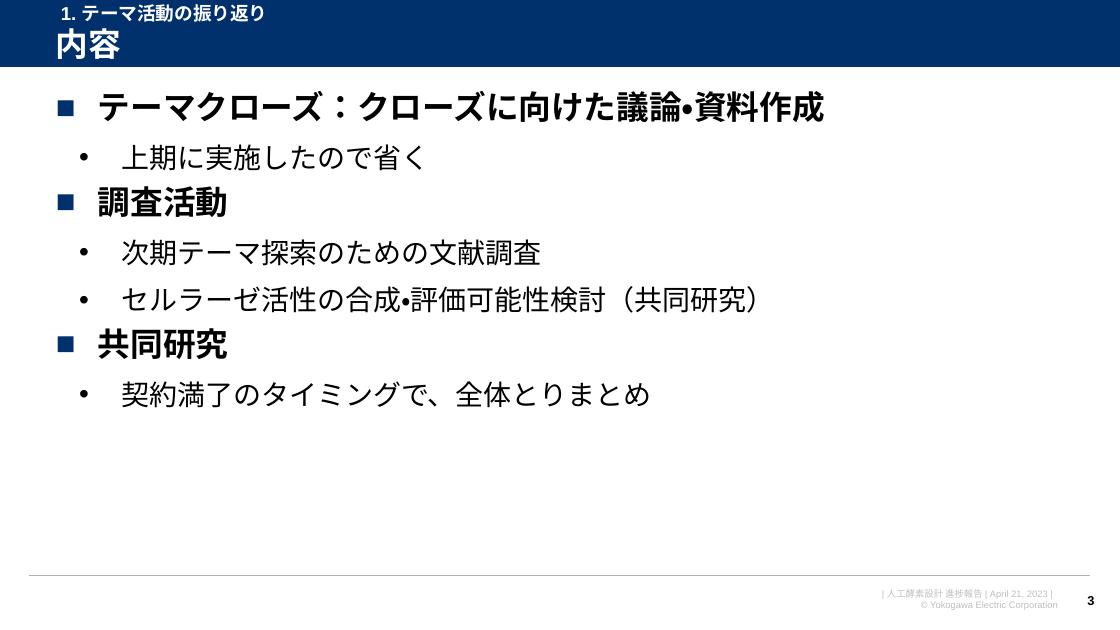
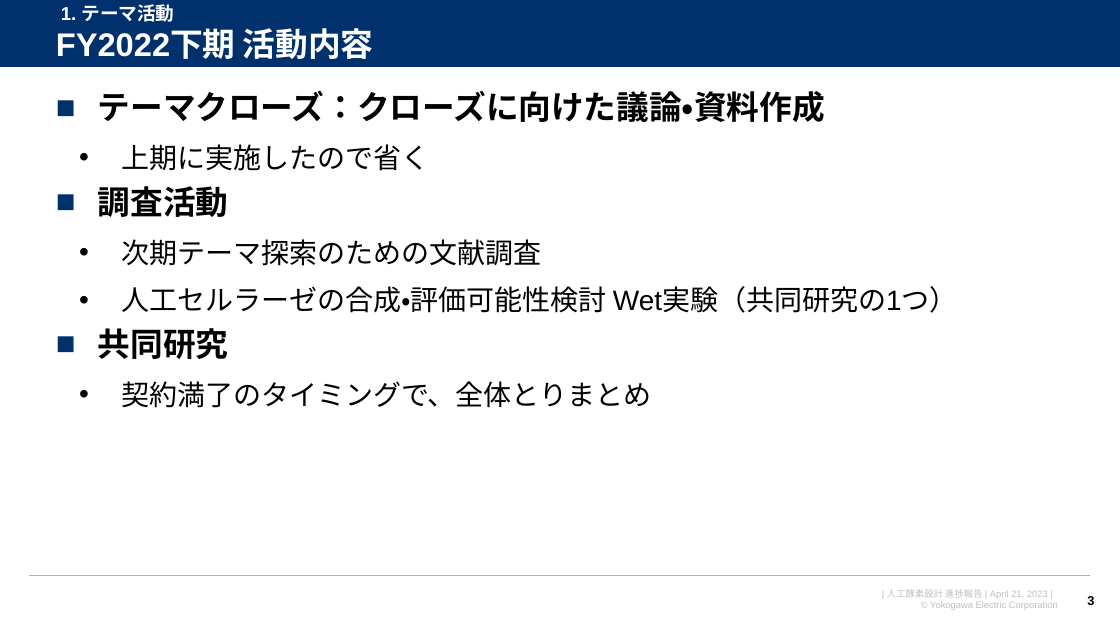
Before and after one commit to watarukumagai-git/denovo, a slide deck: slide 3 of joint_res/230421_人工酵素設計_進捗報告_rev.0.pptx. Drawn at 1120x630 pixels with LibreOffice and Linux fonts; fonts in the diff are those of the drawing; background and template pictures are left out. Boxes give left, top, right and bottom in pixels: in the first picture for what was removed or moved away, otherwise in the second. Text is boxed around its words. In the diff, an @@ line names an element or a change of style, - is before the commit and + after.

```diff
--- a/joint_res/230421_人工酵素設計_進捗報告_rev.0.pptx
+++ b/joint_res/230421_人工酵素設計_進捗報告_rev.0.pptx
@@ title at (x1=56, y1=28, x2=374, y2=59): text changed @@
-内容
+FY2022下期 活動内容
@@ text at (x1=61, y1=4, x2=175, y2=22): text changed @@
-1. テーマ活動の振り返り
+1. テーマ活動
@@ text at (x1=121, y1=286, x2=958, y2=313): text changed @@
-  • セルラーゼ活性の合成・評価可能性検討（共同研究）
+  • 人工セルラーゼの合成・評価可能性検討 Wet実験（共同研究の1つ）
```
Also in this commit, not shown: 8 other slides changed, 13 slides added, 1 slide removed.
